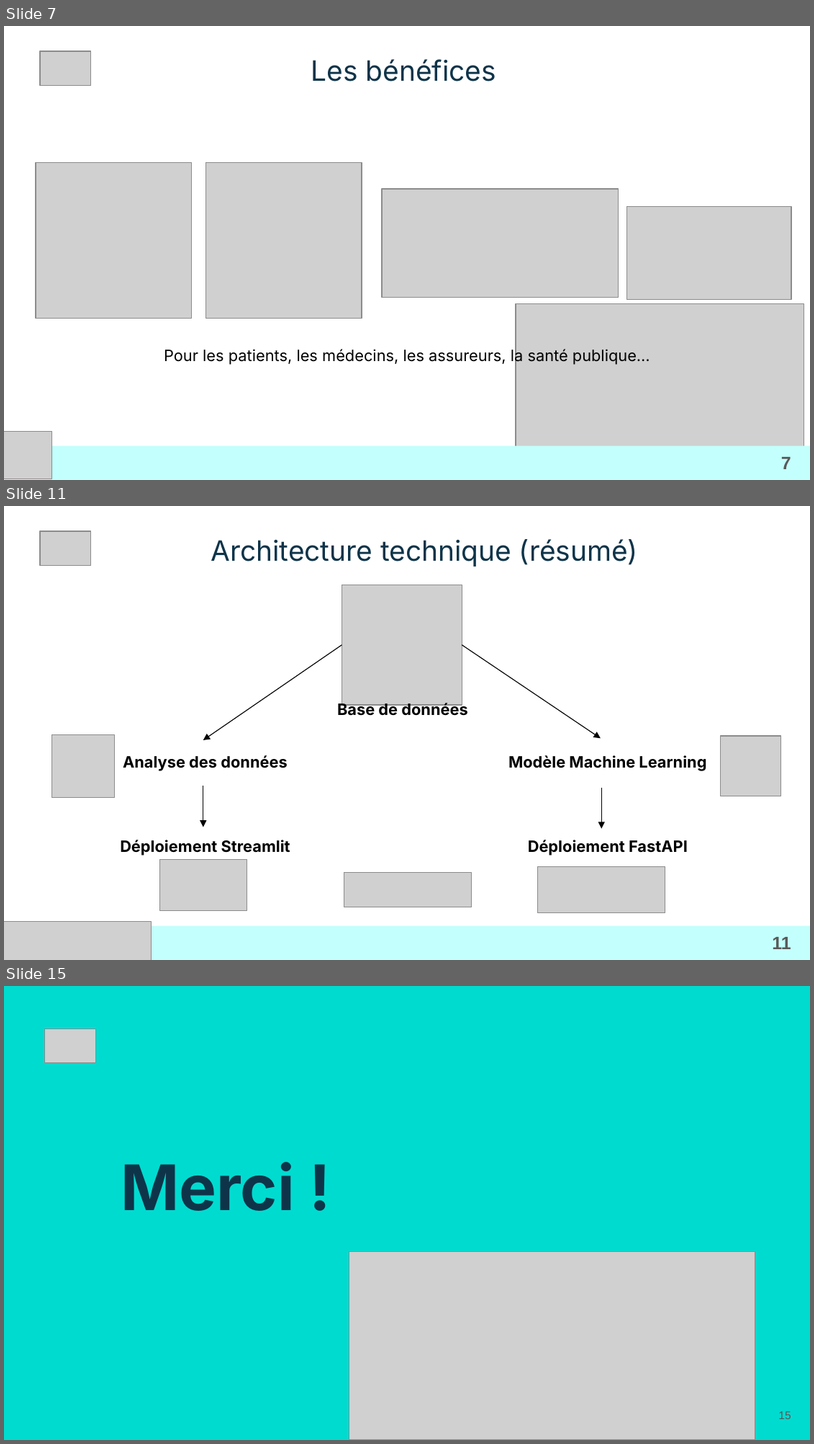
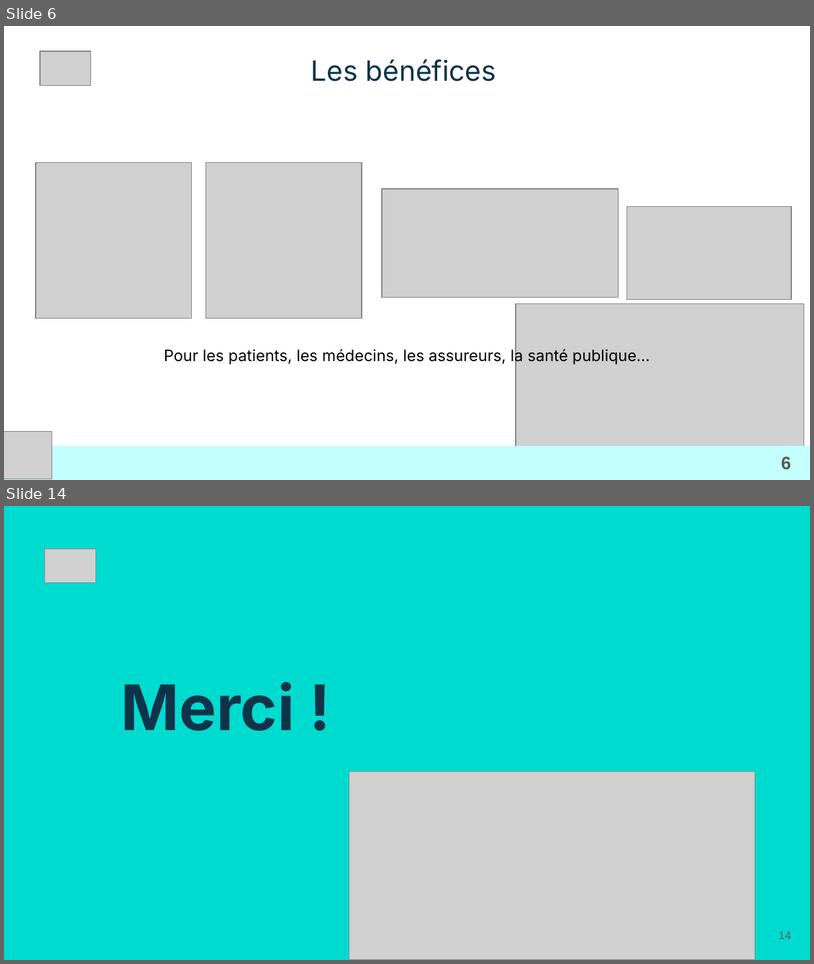
Before and after one commit to LoicV17/LoicValentini_Jedha_Certifications, a slide deck: CDSD_Concepteur_Developpeur_Sciences_Donnees/Presentations_certification/ppt_versions/Bloc6_CDSD_Loic_Valentini.pptx. Shown one above the other, each under a label of ours: slides 7, 11 and 15 before the commit, slides 6 and 14 after it; the slides between them are not shown. The pictures are 814x1444 and 814x964 pixels, drawn with LibreOffice and Linux fonts; fonts in the diff are those of the drawing; grey boxes stand for pictures; background and template pictures are left out. Boxes give left, top, right and bottom in pixels: in the first picture for what was removed or moved away, otherwise in the second. Text is boxed around its words. In the diff, an @@ line names an element or a change of style, - is before the commit and + after.

```diff
--- a/CDSD_Concepteur_Developpeur_Sciences_Donnees/Presentations_certification/ppt_versions/Bloc6_CDSD_Loic_Valentini.pptx
+++ b/CDSD_Concepteur_Developpeur_Sciences_Donnees/Presentations_certification/ppt_versions/Bloc6_CDSD_Loic_Valentini.pptx
@@ slide 11 removed at (4,506,810,960), background picture (left out) @@
@@ picture removed at (40,531,91,565) @@
@@ title removed at (211,539,638,566) @@
-Architecture technique (résumé)
@@ picture removed at (342,585,462,705) @@
@@ arrow removed from (342, 645) to (203, 740) @@
@@ arrow removed from (462, 645) to (601, 739) @@
@@ text removed at (337,701,468,718) @@
-Base de données
@@ picture removed at (52,735,114,797) @@
@@ picture removed at (721,736,782,796) @@
@@ table removed at (4,749,809,782), 1 rows, 2 columns @@
-Analyse des données | Modèle Machine Learning
@@ arrow removed from (203, 786) to (203, 827) @@
@@ arrow removed from (602, 788) to (602, 829) @@
@@ table removed at (4,834,809,867), 1 rows, 2 columns @@
-Déploiement Streamlit | Déploiement FastAPI
@@ picture removed at (160,860,247,910) @@
@@ picture removed at (345,872,472,906) @@
@@ picture removed at (538,867,665,912) @@
@@ picture removed at (4,921,152,960) @@
@@ rectangle removed at (5,925,810,959) @@
@@ page number removed at (772,937,791,949) @@
-11
@@ what was slide 7 is now slide 6 @@
@@ page number at (782,456,792,469): text changed @@
-7
+6
@@ what was slide 15 is now slide 14 @@
@@ page number at (779,931,791,939): text changed @@
-15
+14
```
Also in this commit, not shown: 2 slides changed, 6 slides added, 6 other slides removed, 16 other files.
